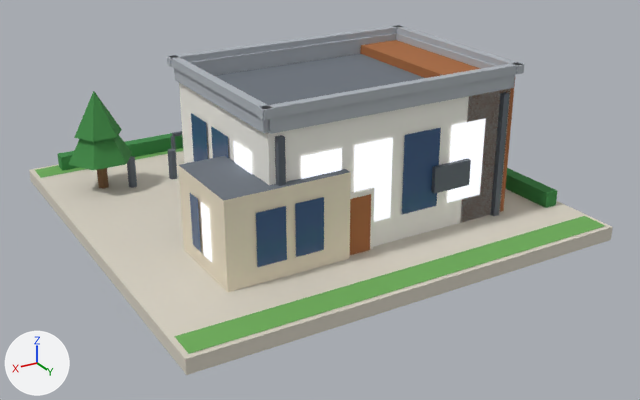
The glTF model public/models/23.glb, before and after one commit.
Camera for both pictures: a 50 mm camera at (0.91, 1.609, 0.813) aimed at (-0.011, 0.074, 0.045). The lights are fixed; the arrows at lower left show +X, +Y and +Z. The older version comes first. Vertices at exactly the same position are counted once.

In view in the first picture: 'b23'.
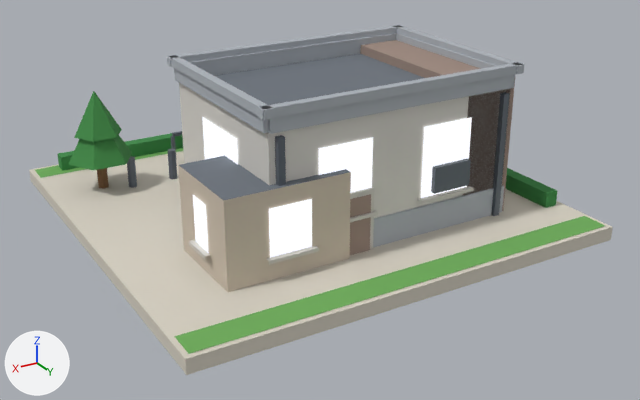
What differs and where, as boxes (x1, y1, x2, y2) in the pictures (640 x 400 px):
'b23', surface changed, reshaped: (29, 25, 613, 375) in both
part 1 of me_b23, added: after (373, 185, 504, 247)
part 2 of me_b23, rebuilt: before (211, 126, 229, 158); after (202, 117, 238, 165)
part 3 of me_b23, rebuilt (42% wider): before (201, 202, 212, 262); after (193, 195, 209, 253)
part 4 of me_b23, rebuilt (47% wider): before (295, 197, 324, 257); after (269, 199, 312, 258)
part 5 of me_b23, rebuilt (30% wider): before (447, 118, 486, 203); after (421, 117, 472, 198)
part 6 of me_b23, rebuilt: before (301, 148, 342, 179); after (319, 137, 373, 193)
part 7 of me_b23, deleted: before (190, 113, 441, 267)
part 8 of me_b23, added: after (189, 186, 473, 265)

The change, as a diff of the scene's bpy script:
```diff
--- a/public/models/23.glb.py
+++ b/public/models/23.glb.py
@@ mat_wall_white @@
 n2 = _N.new('ShaderNodeMix'); n2.name = 'Mix'
 n2.inputs[0].default_value = 1.0  # 'Factor'
-n2.inputs[7].default_value = (0.896, 0.88, 0.823, 1.0)  # 'B', white #f3f1ea
+n2.inputs[7].default_value = (0.68, 0.658, 0.617, 1.0)  # 'B', light grey #d7d4ce
 n3 = _N.new('ShaderNodeVertexColor'); n3.name = 'Color Attribute'
@@ mat_wall_wood @@
 n2 = _N.new('ShaderNodeMix'); n2.name = 'Mix'
 n2.inputs[0].default_value = 1.0  # 'Factor'
-n2.inputs[7].default_value = (0.392, 0.138, 0.0423, 1.0)  # 'B', brown #a8683a
+n2.inputs[7].default_value = (0.342, 0.25, 0.209, 1.0)  # 'B', brown #9e897e
 n3 = _N.new('ShaderNodeVertexColor'); n3.name = 'Color Attribute'
@@ mat_wall_cream @@
 n2 = _N.new('ShaderNodeMix'); n2.name = 'Mix'
 n2.inputs[0].default_value = 1.0  # 'Factor'
-n2.inputs[7].default_value = (0.823, 0.738, 0.578, 1.0)  # 'B', pale yellow #eadfc8
+n2.inputs[7].default_value = (0.604, 0.521, 0.423, 1.0)  # 'B', light grey #ccbfae
 n3 = _N.new('ShaderNodeVertexColor'); n3.name = 'Color Attribute'
@@ mat_white @@
 n2 = _N.new('ShaderNodeMix'); n2.name = 'Mix'
 n2.inputs[0].default_value = 1.0  # 'Factor'
-n2.inputs[7].default_value = (0.88, 0.855, 0.791, 1.0)  # 'B', white #f1eee6
+n2.inputs[7].default_value = (0.617, 0.597, 0.552, 1.0)  # 'B', light grey #cecbc4
 n3 = _N.new('ShaderNodeVertexColor'); n3.name = 'Color Attribute'
@@ mat_glow_window_res @@
+mat_glow_window_res = bpy.data.materials.new('glow_window_res')
+# nodes: BsdfPrincipled, Mix, OutputMaterial, VertexColor
+# colours: blue #3d5a82, mixed with the vertex colours
@@ me_b23 @@
-me_b23.from_pydata(...)  # 569 vertices, 640 faces; spans x -0.48..0.48, y -0.48..0.48, z 0.0..0.358
+me_b23.from_pydata(...)  # 585 vertices, 662 faces; spans x -0.48..0.48, y -0.48..0.48, z 0.0..0.358
+# me_b23 part 1: the loose piece of 8 vertices spanning x -0.33..0.23, y -0.1..0.3, z 0.03..0.31 is copied, and the copy is scaled about its middle by (1.01, 1.01, 0.22), then moved by (0.0, 0.0, -0.109), in mat_slab; it spans x -0.333..0.233, y -0.103..0.303, z 0.03..0.092
+# me_b23 part 2: the loose piece of 4 vertices spanning x 0.233, y 0.062..0.138, z 0.086..0.254 is rebuilt with 4 vertices and now spans x 0.233, y 0.021..0.179, z 0.111..0.262, in mat_glow_window_res
+# me_b23 part 3: the loose piece of 4 vertices spanning x 0.333, y 0.226..0.264, z 0.066..0.174 is rebuilt with 4 vertices and now spans x 0.333, y 0.191..0.25, z 0.079..0.176, in mat_glow_window_res
+# me_b23 part 4: the loose piece of 4 vertices spanning x 0.13..0.19, y 0.323, z 0.066..0.174 is rebuilt with 4 vertices and now spans x 0.155..0.244, y 0.323, z 0.079..0.176, in mat_glow_window_res
+# me_b23 part 5: the loose piece of 4 vertices spanning x -0.266..-0.179, y 0.303, z 0.086..0.254 is rebuilt with 4 vertices and now spans x -0.229..-0.11, y 0.303, z 0.111..0.262, in mat_glow_window_res
+# me_b23 part 6: the loose piece of 4 vertices spanning x 0.079..0.166, y 0.303, z 0.086..0.254 is rebuilt with 4 vertices and now spans x 0.01..0.129, y 0.303, z 0.111..0.262, in mat_glow_window_res
+# me_b23 part 7: 10 loose pieces with 40 vertices, spanning x -0.333..0.333, y -0.103..0.323, z 0.066..0.254, are deleted
+# me_b23 part 8
+# 26 vertices are added at x -0.343..0.343, y -0.113..0.333, z 0.072..0.111
+# 16 new vertices lie (0.0, 0.0, 0.007) away from vertices in x -0.343..0.343, y -0.113..0.333, z 0.072..0.104
+# 6 new vertices lie (0.0, -0.01, 0.0) away from vertices in x -0.237..0.253, y 0.313..0.333, z 0.079..0.111
+# 32 new faces join them, mat_white
+# other edits to the shape of me_b23 do not show in these pictures
 me_b23.materials.append(mat_paving)
@@ me_b23 @@
 me_b23.materials.append(mat_glow_window)
-me_b23.materials.append(mat_glass_dark)
 me_b23.materials.append(mat_white)
@@ me_b23 @@
 me_b23.materials.append(mat_tree_dark)
+me_b23.materials.append(mat_glow_window_res)
```
